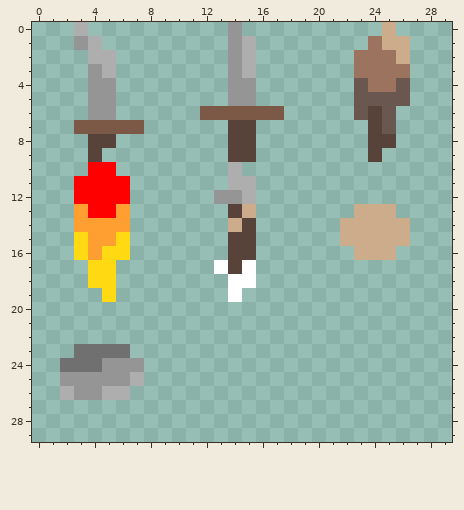
File history of a pixel-art file, Sprites/Objects/Weapons.aseprite. The first picture shows the starting point.
30x30 pixels, 1 frame.
And afterwards:
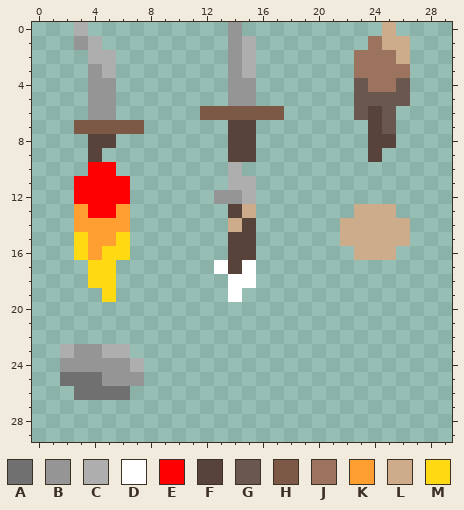
Palette (. is transparent): A #707070  B #959595  C #aeaeae  D #ffffff  E #ff0000  F #57433a  G #6a5850  H #7c5846  J #9b735f  K #ff9e31  L #cdac8c  M #ffda12
Diff:
y 23: x 2..6 .AAAA -> CBBCC
y 24: x 2..4 AAA -> BBB; x 7 B -> C
y 25: x 2..4 BBB -> AAA; x 7 C -> B
y 26: x 2..6 CBBCC -> .AAAA
Boxes around the changes in both pictures, in picture pixels (x1, y1, x2, y2):
changed: (60, 344, 144, 400)
